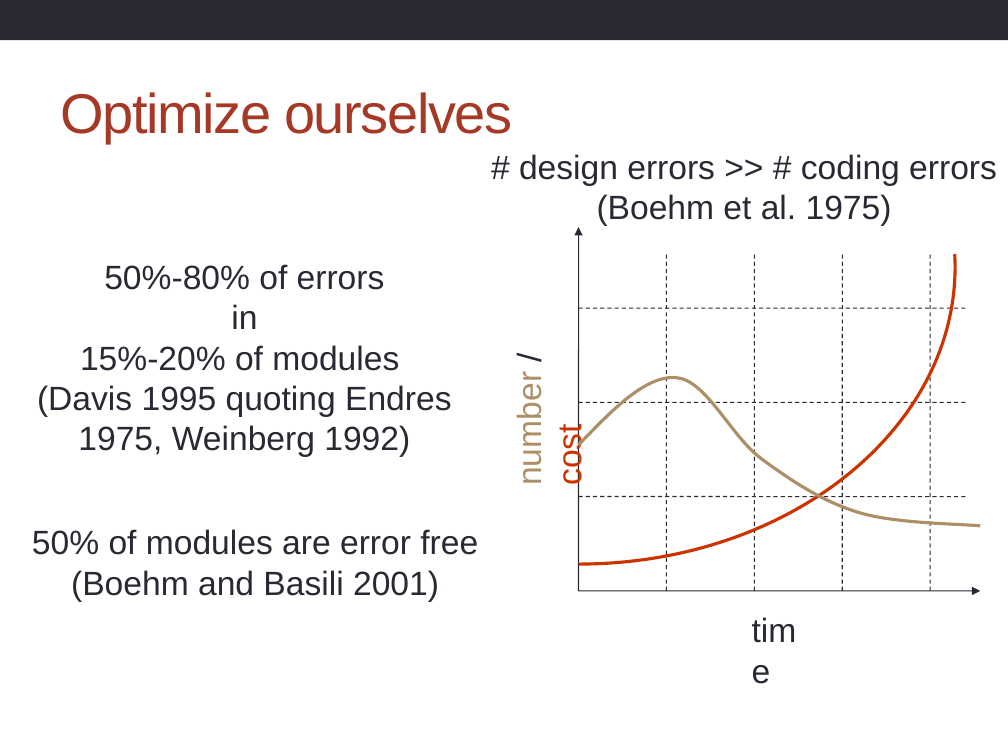
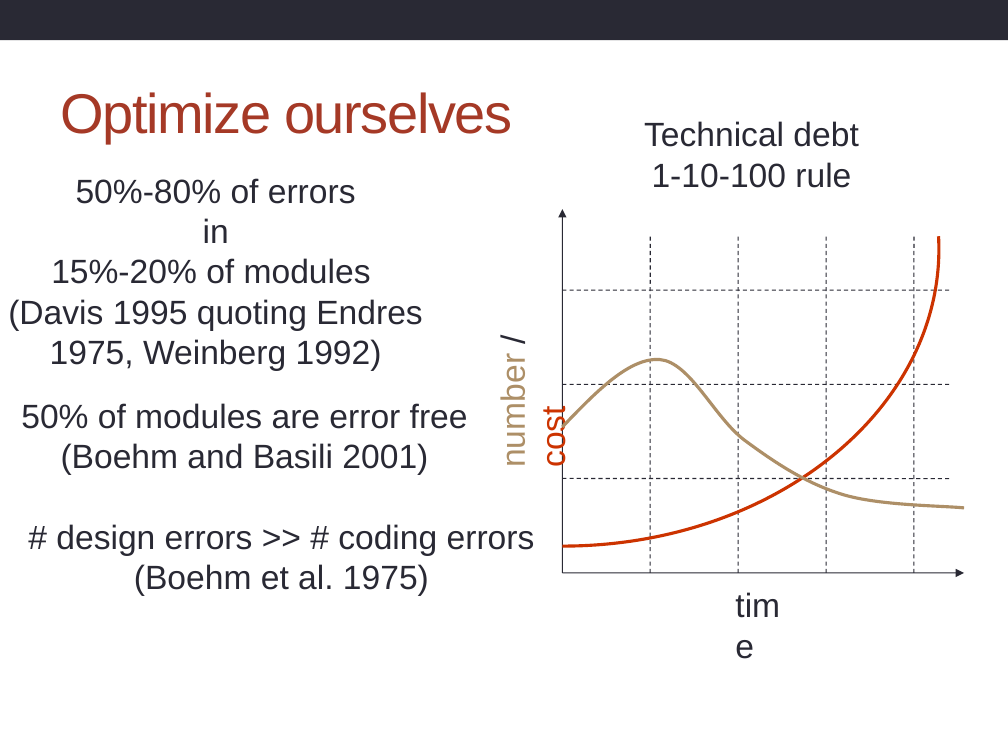
Before and after one commit to hpcarcher/2014-09-16-imperial, a slide deck: slide 8 of archer/Introduction.pptx (slide 5 before the commit). Drawn at 1008x756 pixels with LibreOffice and Linux fonts; fonts in the diff are those of the drawing; background and template pictures are left out. Boxes give left, top, right and bottom in pixels: in the first picture for what was removed or moved away, otherwise in the second. Text is boxed around its words. In the diff, an @@ line names an element or a change of style, - is before the commit and + after.

```diff
--- a/archer/Introduction.pptx
+++ b/archer/Introduction.pptx
@@ text added at [644, 121, 858, 188], 24 pt, text #292934 @@
+Technical debt
+1-10-100 rule
@@ text "50%-80% of errors": place and size @@
-text "50%-80% of errors" at [37, 264, 451, 457]
+text "50%-80% of errors" at [8, 178, 422, 371]
@@ 1 text, 1 freeform shape, 1 arrow: place and size @@
-1 text, 1 freeform shape, 1 arrow at [511, 227, 981, 591]
+1 text, 1 freeform shape, 1 arrow at [494, 210, 965, 573]
@@ 7 lines, 1 arrow, 1 freeform shape: place and size @@
-7 lines, 1 arrow, 1 freeform shape at [579, 254, 980, 591]
+7 lines, 1 arrow, 1 freeform shape at [562, 236, 964, 573]
@@ text "50% of modules are error ...": place and size @@
-text "50% of modules are error ..." at [32, 529, 478, 602]
+text "50% of modules are error ..." at [21, 403, 468, 475]
@@ text "# design errors >> # ...": place and size @@
-text "# design errors >> # ..." at [519, 154, 997, 226]
+text "# design errors >> # ..." at [56, 524, 535, 596]
@@ text "time": place and size @@
-text "time" at [742, 605, 812, 650]
+text "time" at [726, 580, 796, 625]
```
Also in this commit, not shown: 4 other slides changed, 7 slides added, 2 slides removed, 6 other files.
